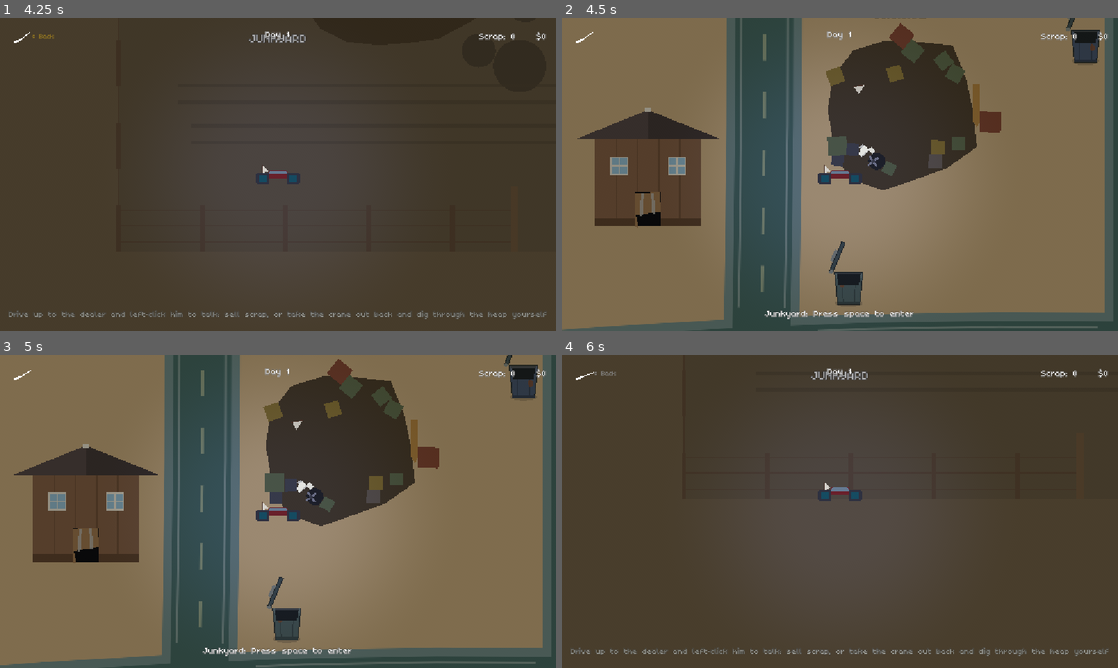
Above: before the commit, frames 1-4 (two rows, left to right).
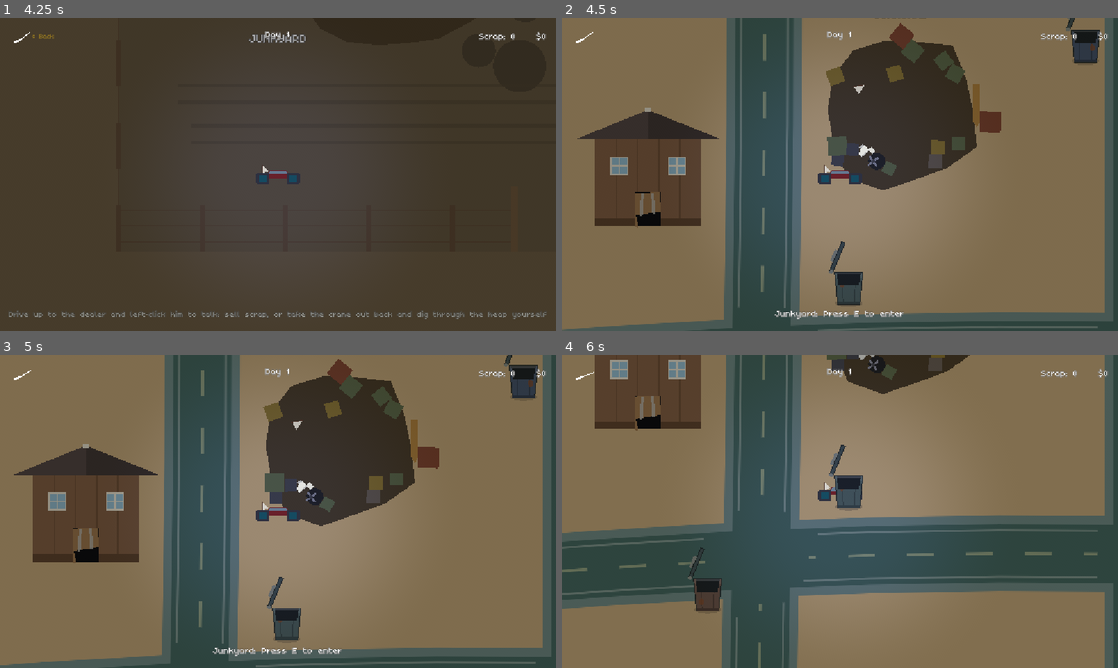
Above: after the commit, the same moments.

Repository: davidkovacwebdev/junkyard-drag-racing
Game: Godot game, scene res://scenes/junkyard/crane_pen.tscn
The game is run twice, just before and just after one commit, with the same random seed, the same clock (stepped at 60 frames per second) and the same inputs. This scene is started directly instead of the project's main scene.
Inputs (mouse positions are in pixels of both pictures, inside the frame that each line leads up to):
- Up to frame 1 (4.25 s): tap Space at 0.5 s; move the mouse to (250, 237) at 0.52 s; hold W 0.53-1.25 s; tap 1 at 0.6 s; click (250, 237) at 0.67 s; tap Enter (ui_accept) at 0.77, 1.07 s; tap 2 at 0.8 s; drag from (444, 221) to (250, 237) at 1.27 s; move the mouse to (111, 127) at 2.02 s; hold Left (ui_left) 2.03-2.75 s; hold E 2.03-2.75 s; tap 3 at 2.1 s; drag from (305, 174) to (111, 127) at 2.77 s; click "< Back" at 3.5 s
- Up to frame 2 (4.5 s): click "< Back" at 4.25 s
- Up to frame 3 (5 s): no input
- Up to frame 4 (6 s): tap Space at 5 s; move the mouse to (756, 433) at 5.02 s; hold S 5.03-5.75 s; hold Space 5.03-5.75 s; tap Enter (ui_accept) at 5.27, 5.57 s; tap T at 5.3 s; drag from (962, 495) to (756, 433) at 5.77 s

Frame 1 is identical in both runs. In frame 2, 0.3% of the frame differs, in the area x 36-64%, y 93-97%; in frame 3, 0.3%; in frame 4, 90%, in the area x 0-100%, y 0-100%.

Commit message:
Switch world interaction from Space to E, add numbered dialog shortcuts
Space is reserved for an upcoming brake; E now opens garages, junkyards,
talks to people, and works cans/dumpsters (mouse click still works too).
Also fixes the scrap dealer never responding to E at all, and lets
dialog options be picked by number (shown left-aligned on each button).

Diff:
--- a/scenes/junkyard/scrap_dealer.tscn
+++ b/scenes/junkyard/scrap_dealer.tscn
@@ -88,18 +88,21 @@
 
 [node name="SellButton" type="Button" parent="Dialog/Panel/Layout"]
 custom_minimum_size = Vector2(0, 44)
+alignment = 0
 theme_override_font_sizes/font_size = 19
-text = "Sell scrap"
+text = "1. Sell scrap"
 
 [node name="CraneButton" type="Button" parent="Dialog/Panel/Layout"]
 custom_minimum_size = Vector2(0, 44)
+alignment = 0
 theme_override_font_sizes/font_size = 19
-text = "Grab parts with the crane"
+text = "2. Grab parts with the crane"
 
 [node name="LeaveButton" type="Button" parent="Dialog/Panel/Layout"]
 custom_minimum_size = Vector2(0, 44)
+alignment = 0
 theme_override_font_sizes/font_size = 19
-text = "Walk away"
+text = "3. Walk away"
 
 [connection signal="pressed" from="Dialog/Panel/Layout/SellButton" to="." method="_on_sell_pressed"]
 [connection signal="pressed" from="Dialog/Panel/Layout/CraneButton" to="." method="_on_crane_pressed"]
--- a/scripts/junkyard/scrap_dealer.gd
+++ b/scripts/junkyard/scrap_dealer.gd
@@ -1,8 +1,8 @@
 class_name ScrapDealer
 extends StaticBody2D
 ## The junkyard's buyer: the punker from the character creator, standing beside
-## the crane. Drive up to him and left-click for the dialog, which is where the
-## two things worth doing at the yard live:
+## the crane. Drive up to him and press E (or left-click) for the dialog,
+## which is where the two things worth doing at the yard live:
 ##
 ##   1. sell the whole scrap pile for cash,
 ##   2. point the player at the crane pen behind the yard, where they drive the
@@ -16,10 +16,9 @@
 ##
 ## Duck-typed for PlayerCar the same way TrashProp is:
 ##   - a non-empty `display_name` makes him an interaction target at all,
-##   - `uses_click_interaction()` keeps the space bar out of it (he's
-##     click-only, per the brief) while still letting the tooltip point at him,
-##   - `get_interact_prompt()` supplies the wording, because PlayerCar's default
-##     tooltip talks about the space key.
+##   - `get_interact_prompt()` supplies the wording, because talking to a
+##     person isn't "entering" him, which is PlayerCar's default verb,
+##   - `interact()` is what both E and a left-click end up calling.
 ## Being a StaticBody2D means two things: the car can't drive through him, and
 ## the click has an actual shape to hit — PlayerCar's click is a point query
 ## against the physics world, not a mouse-over test.
@@ -66,6 +65,13 @@
 @onready var _stats: Label = $Dialog/Panel/Layout/StatsLabel
 @onready var _sell_button: Button = $Dialog/Panel/Layout/SellButton
 @onready var _crane_button: Button = $Dialog/Panel/Layout/CraneButton
+@onready var _leave_button: Button = $Dialog/Panel/Layout/LeaveButton
+
+## Number-key shortcuts for the dialog's buttons, in the same top-to-bottom
+## order the numbers printed on them read (see _refresh()/the .tscn's
+## static "3. Walk away") — pressing 1/2/3 is the same as clicking the
+## button in that slot.
+const _OPTION_KEYS := [KEY_1, KEY_2, KEY_3]
 
 func _ready() -> void:
 	var popup := get_node_or_null("Popup") as Label
@@ -81,18 +87,34 @@
 			or global_position.distance_to(_actor.global_position) > dialog_range:
 		_close()
 
-## PlayerCar skips its space-press activation for targets that answer yes here.
-func uses_click_interaction() -> bool:
-	return true
+## Lets the player pick a dialog option by number instead of clicking.
+## Only live while the dialog is actually open, and only consumes the
+## keys it recognizes, so it can't eat input meant for anything else.
+func _unhandled_input(event: InputEvent) -> void:
+	if not _is_open() or not event is InputEventKey or not event.pressed or event.echo:
+		return
+	var options := [_sell_button, _crane_button, _leave_button]
+	var index := _OPTION_KEYS.find(event.keycode)
+	if index == -1 or index >= options.size():
+		return
+	var button: Button = options[index]
+	if button.disabled:
+		return
+	# Marked handled BEFORE emitting: the crane option changes scenes from
+	# inside its own pressed handler, which can free this node (and with it
+	# the viewport reference) before emit() even returns — calling
+	# get_viewport() afterward hit exactly that null.
+	get_viewport().set_input_as_handled()
+	button.pressed.emit()
 
 ## Wording for PlayerCar's proximity tooltip. Shows the haul and the wallet, so
 ## the prompt doubles as the "what have I got" readout at the yard.
 func get_interact_prompt() -> String:
-	return "%s: left-click to talk (%d scrap, $%d)" % [
+	return "%s: E or left-click to talk (%d scrap, $%d)" % [
 		display_name, Inventory.scrap, Inventory.money]
 
-## Called by PlayerCar on a left-click. Opens the dialog rather than trading
-## straight away, because there are two things to do here now.
+## Called by PlayerCar on E or a left-click. Opens the dialog rather than
+## trading straight away, because there are two things to do here now.
 func interact(actor: Node = null) -> void:
 	if actor != null:
 		_actor = actor as Node2D
@@ -131,12 +153,14 @@
 	return is_instance_valid(_dialog) and _dialog.visible
 
 ## Reflect the world in the panel: what he'd pay for the scrap, what a grab
-## costs, and what the player is carrying.
+## costs, and what the player is carrying. Numbers stay pinned to the front
+## of each label (matching LeaveButton's static "3. Walk away") so the
+## _OPTION_KEYS shortcuts always point at the option they visibly label.
 func _refresh() -> void:
-	_sell_button.text = "Sell scrap (%d) for $%d" % [
+	_sell_button.text = "1. Sell scrap (%d) for $%d" % [
 		Inventory.scrap, Inventory.scrap * money_per_scrap]
 	_sell_button.disabled = Inventory.scrap <= 0
-	_crane_button.text = "Take the crane out back ($%d a dig)" % crane_cost
+	_crane_button.text = "2. Take the crane out back ($%d a dig)" % crane_cost
 	_stats.text = "Scrap %d   $%d   Spare parts %d" % [
 		Inventory.scrap, Inventory.money, Inventory.spare_parts.size()]
 
--- a/scripts/world/composed_building.gd
+++ b/scripts/world/composed_building.gd
@@ -2,7 +2,7 @@
 extends Obstacle
 ## A building assembled at runtime from a BuildingData loadout — the
 ## Building Creator's counterpart to how CarAssembler turns a saved car
-## loadout into an actual car. The "Press space to enter" interaction and
+## loadout into an actual car. The "Press E to enter" interaction and
 ## interior_scene/test_interior_scene are inherited from Obstacle
 ## unchanged; this adds the part-swapping visual, and deliberately does
 ## NOT call Obstacle._ready() — see below.
--- a/scripts/world/obstacle.gd
+++ b/scripts/world/obstacle.gd
@@ -15,7 +15,7 @@
 
 @export var size: Vector2 = Vector2(200, 200)
 @export var rect_color: Color = Color(0.45, 0.35, 0.25)
-## Non-empty makes this interactable: the player gets a "Press space to
+## Non-empty makes this interactable: the player gets a "Press E to
 ## enter" tooltip near it and its name is what gets printed on activation.
 @export var display_name: String = ""
 ## Optional: if set, activating this also switches to that scene (e.g.
--- a/scripts/world/player_car.gd
+++ b/scripts/world/player_car.gd
@@ -50,10 +50,10 @@
 @export var skid_mark_fade_time: float = 3.0
 
 var _facing_right: bool = true
-var _space_pressed_last: bool = false
+var _interact_pressed_last: bool = false
 var _test_pressed_last: bool = false
 ## Which target the current hold is building up against, and how far
-## along it is (seconds held). Resets to null/0 the instant space is
+## along it is (seconds held). Resets to null/0 the instant E is
 ## released or the player looks away from that target.
 var _holding_target: Object = null
 var _hold_progress: float = 0.0
@@ -85,13 +85,17 @@
 	# left the map instead of at the scene's default spawn.
 	if WorldState.has_player_position:
 		global_position = WorldState.player_position
-	# If space was still held when the previous scene ended, don't let it
-	# count as a fresh press here — that would instantly re-enter the place
-	# we just exited.
-	_space_pressed_last = Input.is_physical_key_pressed(KEY_SPACE)
+	# If E was still held when the previous scene ended, don't let it count
+	# as a fresh press here — that would instantly re-enter the place we
+	# just exited.
+	_interact_pressed_last = Input.is_physical_key_pressed(KEY_E)
 	_test_pressed_last = Input.is_physical_key_pressed(KEY_T)
 
-const _DRIVE_KEYS := [KEY_W, KEY_A, KEY_S, KEY_D, KEY_UP, KEY_DOWN, KEY_LEFT, KEY_RIGHT, KEY_SPACE, KEY_T]
+# KEY_SPACE stays in here even though nothing reads it for movement yet —
+# it's earmarked for braking (see player_car.gd's own history/notes), and
+# this list's whole job is releasing every drive-relevant key on focus
+# loss, brake included, the moment it starts doing something.
+const _DRIVE_KEYS := [KEY_W, KEY_A, KEY_S, KEY_D, KEY_UP, KEY_DOWN, KEY_LEFT, KEY_RIGHT, KEY_SPACE, KEY_E, KEY_T]
 
 func _notification(what: int) -> void:
 	# If the window loses OS focus while a key is held, no key-up event
@@ -105,7 +109,7 @@
 			ev.pressed = false
 			Input.parse_input_event(ev)
 		velocity = Vector2.ZERO
-		_space_pressed_last = false
+		_interact_pressed_last = false
 		_test_pressed_last = false
 
 ## Left-click is how you deal with a person rather than a place (the junkyard's
@@ -113,7 +117,7 @@
 ## test, because the *car* is what has to be in reach: clicking him only counts
 ## if he's also showing up in the interaction zone, so you can't reach across
 ## the yard. Anything the click handles is consumed so it can't double up with
-## the space path.
+## the E path.
 func _unhandled_input(event: InputEvent) -> void:
 	if event is InputEventMouseButton:
 		var click := event as InputEventMouseButton
@@ -299,7 +303,7 @@
 ## property (duck-typed, not a shared base class) that overlap this zone.
 ## Returns all of them, in physics order: the zone can overlap two things at
 ## once (parked between the scrap dealer and the crane, say), and the caller
-## needs to know about the others to pick one that answers to the space bar.
+## needs to know about the others to pick one that answers to E.
 func _find_interactables() -> Array[Object]:
 	var found: Array[Object] = []
 	for body in _interaction_zone.get_overlapping_bodies():
@@ -311,12 +315,12 @@
 func _process_interaction(delta: float) -> void:
 	var candidates := _find_interactables()
 
-	# Prefer something the space bar can actually work on. A click-only target
-	# (the scrap dealer says so via uses_click_interaction()) is never activated
-	# by space, so letting it shadow a normal target nearby would make the space
-	# bar stop working for no visible reason — but it still gets the tooltip
-	# while nothing else is in reach, otherwise there'd be nothing to tell you
-	# the dealer is clickable at all.
+	# Prefer something E can actually work on. A click-only target (the scrap
+	# dealer says so via uses_click_interaction()) is never activated by E,
+	# so letting it shadow a normal target nearby would make E stop working
+	# for no visible reason — but it still gets the tooltip while nothing
+	# else is in reach, otherwise there'd be nothing to tell you the dealer
+	# is clickable at all.
 	var target: Object = null
 	for candidate in candidates:
 		if not _is_click_only(candidate):
@@ -334,9 +338,9 @@
 		_tooltip_label.visible = false
 
 	var hold_duration := _hold_duration_for(target)
-	var space_pressed := Input.is_physical_key_pressed(KEY_SPACE)
-
-	if target != null and space_pressed and hold_duration > 0.0:
+	var interact_pressed := Input.is_physical_key_pressed(KEY_E)
+
+	if target != null and interact_pressed and hold_duration > 0.0:
 		if _holding_target != target:
 			_holding_target = target
 			_hold_progress = 0.0
@@ -346,7 +350,7 @@
 			_activate(target)
 			_holding_target = null
 			_hide_hold_bar()
-	elif target != null and space_pressed and not _space_pressed_last:
+	elif target != null and interact_pressed and not _interact_pressed_last:
 		_activate(target)
 		_holding_target = null
 		_hide_hold_bar()
@@ -354,26 +358,26 @@
 		_holding_target = null
 		_hide_hold_bar()
 
-	_space_pressed_last = space_pressed
+	_interact_pressed_last = interact_pressed
 
 	# A second, parallel entry point: T opens a target's test_interior_scene
 	# instead of its real interior_scene, if it has one — lets a place like
 	# the drag strip offer an in-progress alternate version to try without
-	# touching what Space drops you into.
+	# touching what E drops you into.
 	var test_pressed := Input.is_physical_key_pressed(KEY_T)
 	if target != null and test_pressed and not _test_pressed_last:
 		_activate_test(target)
 	_test_pressed_last = test_pressed
 
 ## True for a target that only answers to a mouse click. It still advertises
-## `display_name` (so the car can find it and click it) but the space prompt
+## `display_name` (so the car can find it and click it) but the E prompt
 ## and the hold bar are skipped for it.
 func _is_click_only(target: Object) -> bool:
 	if target != null and target.has_method("uses_click_interaction"):
 		return bool(target.call("uses_click_interaction"))
 	return false
 
-## The tooltip line. The default is about the space key, which is the wrong
+## The tooltip line. The default is about the E key, which is the wrong
 ## thing to say about a click-only target, so a target can write its own
 ## (the dealer's doubles as the "how much scrap have I got" readout).
 func _interact_prompt(target: Object) -> String:
@@ -382,7 +386,7 @@
 		if typeof(line) == TYPE_STRING and line != "":
 			return line
 	var verb_prompt := "Hold" if _hold_duration_for(target) > 0.0 else "Press"
-	return "%s: %s space to %s" % [target.display_name, verb_prompt, _interact_verb(target)]
+	return "%s: %s E to %s" % [target.display_name, verb_prompt, _interact_verb(target)]
 
 ## Tooltip color. Defaults to the label's own authored white; a target can
 ## override via the duck-typed get_interact_prompt_color() (the registration
--- a/scripts/world/trash_prop.gd
+++ b/scripts/world/trash_prop.gd
@@ -156,18 +156,18 @@
 
 # --- Interaction ---------------------------------------------------------------
 
-## Verb PlayerCar drops into its prompt ("Hold space to loot"). Duck-typed —
+## Verb PlayerCar drops into its prompt ("Hold E to loot"). Duck-typed —
 ## see PlayerCar._process_interaction().
 func get_interact_verb() -> String:
 	return "loot"
 
-## Seconds PlayerCar requires space to be held before looting fires — long
+## Seconds PlayerCar requires E to be held before looting fires — long
 ## enough that a drive-by tap doesn't loot it by accident. Duck-typed, same as
 ## get_interact_verb(); a target with no such method activates instantly.
 func get_interact_hold_duration() -> float:
 	return 0.2
 
-## Called by PlayerCar on space. Kept separate from `loot()` so a future prop
+## Called by PlayerCar on E. Kept separate from `loot()` so a future prop
 ## could interact differently without changing the car.
 func interact(_actor: Node = null) -> void:
 	loot()
